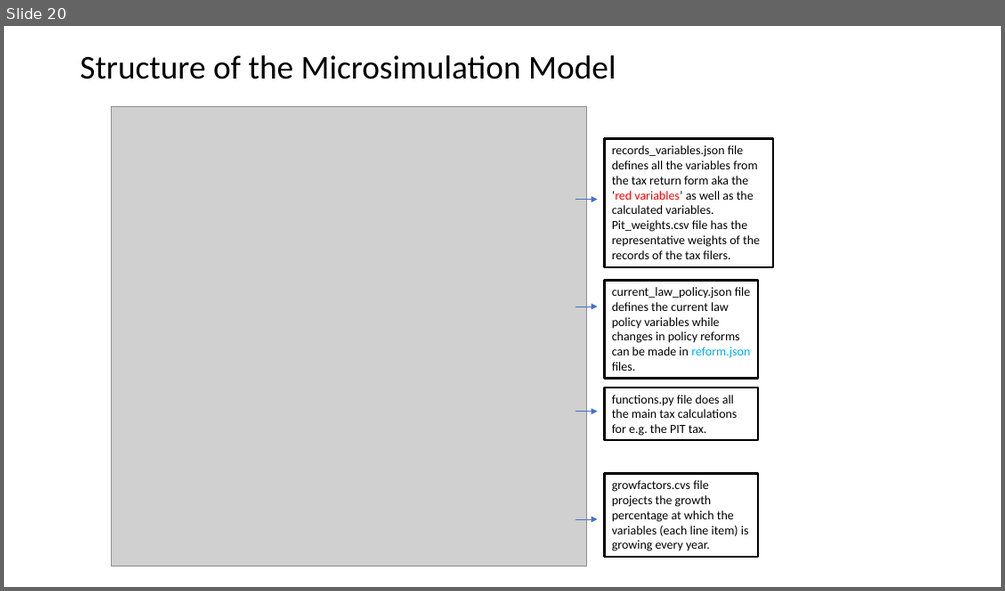
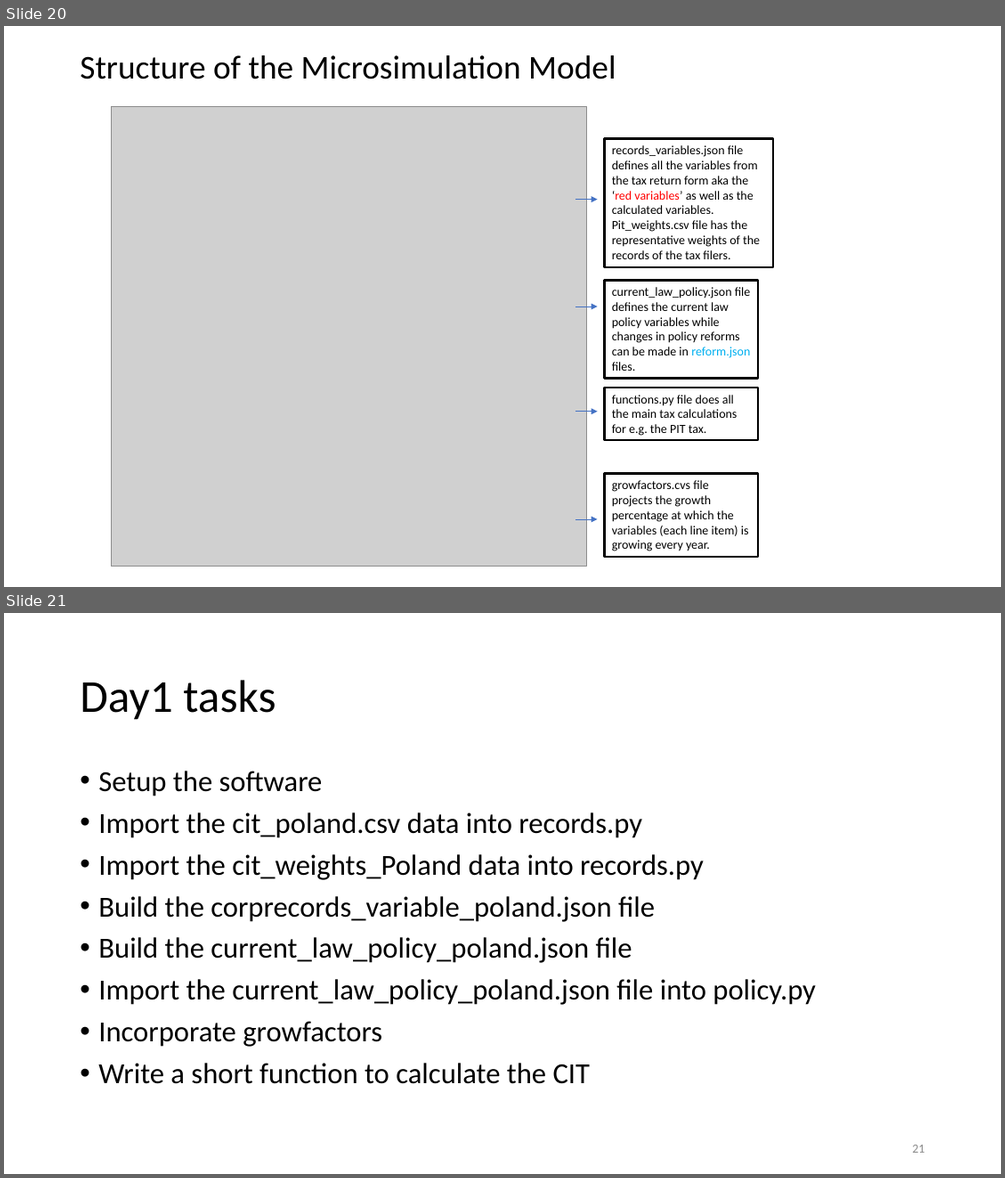
Before and after one commit to Macedonia-Tax/Microsimulation_Macedonia_Tax, a slide deck: microsimulation_manual/Tax Microsimulation Model - Poland.pptx. Shown one above the other, each under a label of ours: slide 20 before the commit, slides 20 and 21 after it. The pictures are 1005x591 and 1005x1178 pixels, drawn with LibreOffice and Linux fonts; fonts in the diff are those of the drawing; grey boxes stand for pictures. Boxes give left, top, right and bottom in pixels: in the first picture for what was removed or moved away, otherwise in the second. Text is boxed around its words. In the diff, an @@ line names an element or a change of style, - is before the commit and + after.

Commit message:
Changes made to start Poland Microsimulation Model app changes

```diff
--- a/microsimulation_manual/Tax Microsimulation Model - Poland.pptx
+++ b/microsimulation_manual/Tax Microsimulation Model - Poland.pptx
@@ slide 21 added at bbox=[4, 613, 1001, 1174], background #FFFFFF @@
@@ title added at bbox=[80, 680, 275, 720], 44 pt, text #000000 @@
+Day1 tasks
@@ text added at bbox=[98, 771, 816, 1084], 28 pt, text #000000 @@
+• Setup the software
+• Import the cit_poland.csv data into records.py
+• Import the cit_weights_Poland data into records.py
+• Build the corprecords_variable_poland.json file
+• Build the current_law_policy_poland.json file
+• Import the current_law_policy_poland.json file into policy.py
+• Incorporate growfactors
+• Write a short function to calculate the CIT
@@ page number added at bbox=[912, 1144, 924, 1152], 12 pt, text #8C8C8C @@
+21
```
Also in this commit, not shown: 6 other files.
